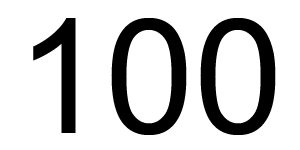
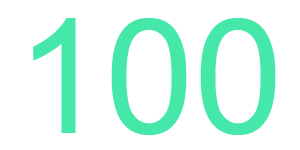
Comparing the layer stacks of the two 300x150 images. Changes:
painted on "100" over [33,18,276,135]
